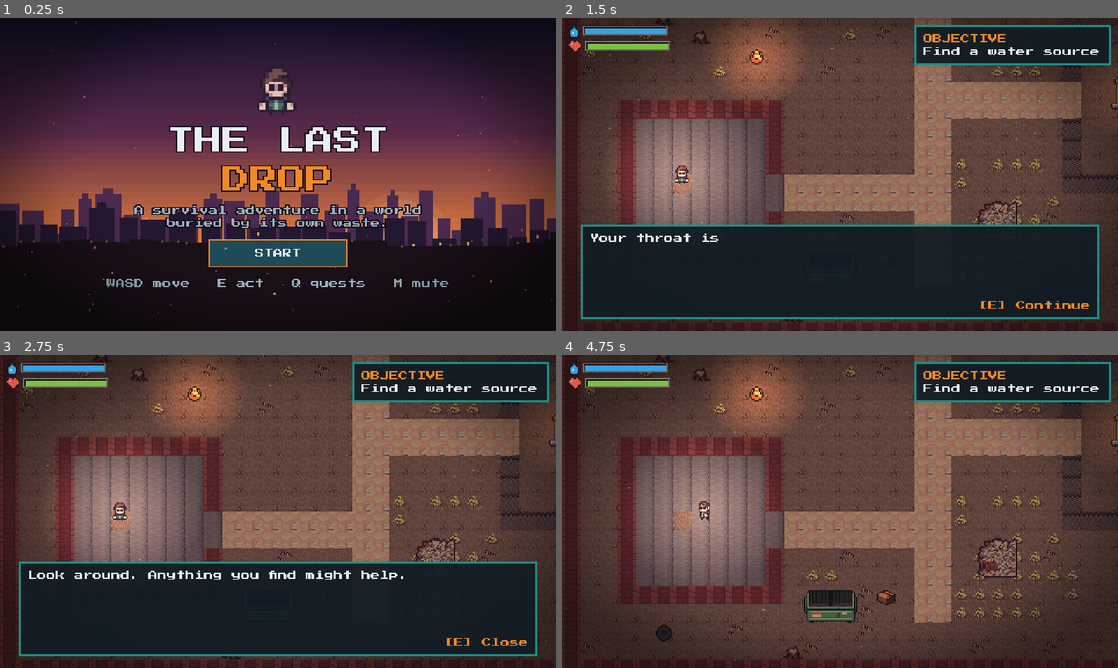
Above: before the commit, frames 1-4 (two rows, left to right).
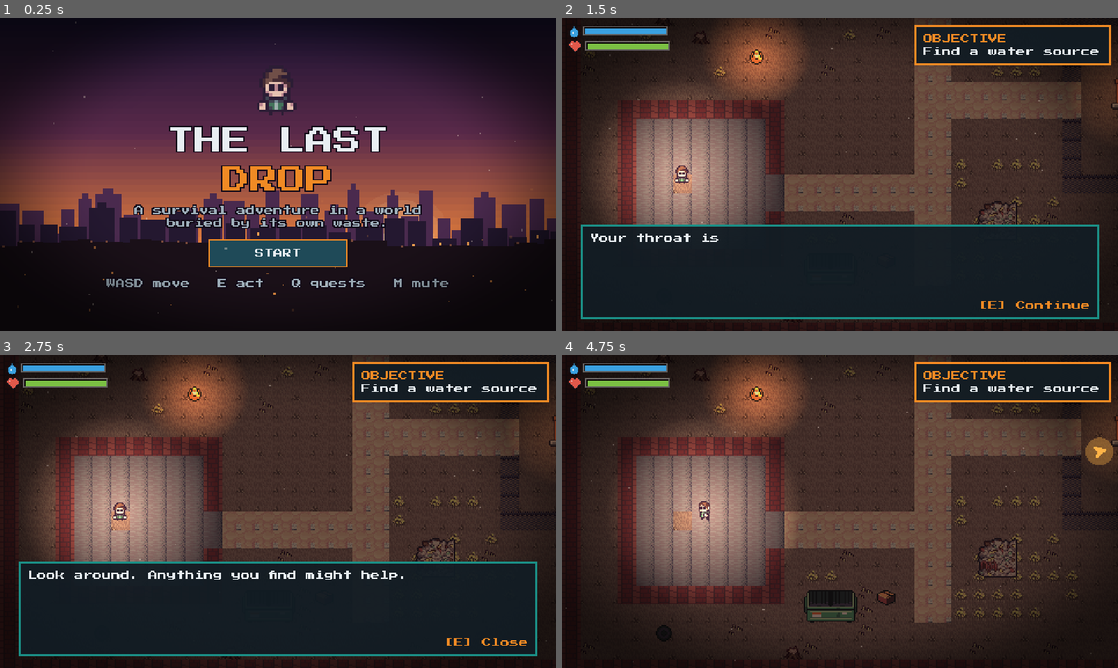
Above: after the commit, the same moments.

Repository: hsan-gg/the-last-drop
Game: Godot game, scene res://ui/title.tscn
Same seed, same stepped clock (60 frames per second), same inputs: the game is played once before the commit and once after it. Sound files missing from this copy of the repository are replaced by a short silence.
Inputs (mouse positions are in pixels of both pictures, inside the frame that each line leads up to):
- Up to frame 1 (0.25 s): no input
- Up to frame 2 (1.5 s): click "START" at 0.5 s; tap Enter (ui_accept) at 1.25 s; move the mouse to (962, 158) at 1.27 s; hold D (move_right) from 1.28 s (still down); hold E (interact) from 1.28 s (still down); click (962, 158) at 1.42 s
- Up to frame 3 (2.75 s): tap Enter (ui_accept) at 1.52, 2 s; release D (move_right) at 2 s; release E (interact) at 2 s; drag from (166, 527) to (433, 558) at 2.02 s
- Up to frame 4 (4.75 s): tap Enter (ui_accept) at 2.75, 4.52 s; move the mouse to (895, 442) at 2.77 s; hold D (move_right) 2.78-3.5 s; hold Shift 2.78-3.5 s; click (895, 442) at 2.92 s; drag from (812, 574) to (995, 558) at 3.52 s; move the mouse to (1006, 558) at 4.27 s; hold A (move_left) from 4.28 s (still down); tap Ctrl at 4.35 s; click (1006, 558) at 4.42 s

The runs differ from the first frame. In frame 1, less than 0.1% of the frame differs, in the area x 94-97%, y 69-88%; in frame 2, 42%; in frame 3, 42%; in frame 4, 65%, in the area x 0-100%, y 0-100%.

Commit message:
feat: darker mood and unmissable objectives
Darker per-area ambient tints, brighter lantern and entity lights, a stronger
vignette, a pulsing orange objective panel, a NEW OBJECTIVE banner on change
and a world beacon with an edge arrow that points at the current objective's
target. Objective targets are data in data/objectives.json.

Diff:
--- a/assets/shaders/vignette.gdshader
+++ b/assets/shaders/vignette.gdshader
@@ -1,7 +1,7 @@
 shader_type canvas_item;
 // Darkens the screen edges so the eye settles on the player.
 
-uniform float strength : hint_range(0.0, 1.0) = 0.45;
+uniform float strength : hint_range(0.0, 1.0) = 0.6;
 uniform float radius : hint_range(0.2, 1.2) = 0.85;
 
 void fragment() {
--- a/data/areas.json
+++ b/data/areas.json
@@ -3,7 +3,7 @@
 		"id": "outpost",
 		"layout": "res://data/maps/outpost.txt",
 		"floor": ".",
-		"tint": "#c9ab9a",
+		"tint": "#8a7468",
 		"arrival_dialogue": "intro",
 		"entities": {
 			"$": {
@@ -118,7 +118,7 @@
 		"id": "factory",
 		"layout": "res://data/maps/factory.txt",
 		"floor": "M",
-		"tint": "#8f9ab8",
+		"tint": "#5f6a88",
 		"arrival_dialogue": "factory_arrival",
 		"entities": {
 			"$": {
@@ -215,7 +215,7 @@
 		"id": "dump",
 		"layout": "res://data/maps/dump.txt",
 		"floor": ".",
-		"tint": "#bfae9f",
+		"tint": "#85766a",
 		"arrival_dialogue": "dump_arrival",
 		"entities": {
 			"1": {
@@ -390,7 +390,7 @@
 		"id": "river",
 		"layout": "res://data/maps/river.txt",
 		"floor": ".",
-		"tint": "#a8b4b8",
+		"tint": "#6f7e86",
 		"arrival_dialogue": "river_arrival",
 		"entities": {
 			"1": {
--- a/data/objectives.json
+++ b/data/objectives.json
@@ -3,144 +3,245 @@
 		"id": "find_water",
 		"area": "outpost",
 		"text": "Find a water source",
-		"done_flag": "water_tested"
+		"done_flag": "water_tested",
+		"target": {
+			"scene": "water_source"
+		}
 	},
 	{
 		"id": "sort_outpost",
 		"area": "outpost",
 		"text": "Sort the scrap pile",
-		"done_flag": "pile_sorted_outpost"
+		"done_flag": "pile_sorted_outpost",
+		"target": {
+			"scene": "scrap_pile",
+			"props": {
+				"pile_id": "outpost"
+			}
+		}
 	},
 	{
 		"id": "repair_treatment",
 		"area": "outpost",
 		"text": "Repair the water treatment unit",
-		"done_flag": "treatment_repaired"
+		"done_flag": "treatment_repaired",
+		"target": {
+			"scene": "repair_station",
+			"props": {
+				"repair_id": "treatment_unit"
+			}
+		}
 	},
 	{
 		"id": "drink",
 		"area": "outpost",
 		"text": "Drink clean water",
-		"done_flag": "water_secure"
+		"done_flag": "water_secure",
+		"target": {
+			"scene": "water_source"
+		}
 	},
 	{
 		"id": "recording",
 		"area": "outpost",
 		"text": "Find the old recording",
-		"done_flag": "recording_found"
+		"done_flag": "recording_found",
+		"target": {
+			"scene": "recording"
+		}
 	},
 	{
 		"id": "go_factory",
 		"area": "outpost",
 		"text": "Head north to the battery factory",
-		"done_flag": "area_factory_reached"
+		"done_flag": "area_factory_reached",
+		"target": {
+			"scene": "area_exit"
+		}
 	},
 	{
 		"id": "sort_factory",
 		"area": "factory",
 		"text": "Sort the factory waste safely",
-		"done_flag": "pile_sorted_factory"
+		"done_flag": "pile_sorted_factory",
+		"target": {
+			"scene": "scrap_pile",
+			"props": {
+				"pile_id": "factory"
+			}
+		}
 	},
 	{
 		"id": "repair_generator",
 		"area": "factory",
 		"text": "Restore power with the generator",
-		"done_flag": "power_restored"
+		"done_flag": "power_restored",
+		"target": {
+			"scene": "repair_station",
+			"props": {
+				"repair_id": "generator"
+			}
+		}
 	},
 	{
 		"id": "read_archive",
 		"area": "factory",
 		"text": "Read the archive terminal",
-		"done_flag": "archive_read"
+		"done_flag": "archive_read",
+		"target": {
+			"scene": "archive_terminal"
+		}
 	},
 	{
 		"id": "go_dump",
 		"area": "factory",
 		"text": "Take the gate to the Great Dump",
-		"done_flag": "area_dump_reached"
+		"done_flag": "area_dump_reached",
+		"target": {
+			"scene": "area_exit"
+		}
 	},
 	{
 		"id": "sort_dump_west",
 		"area": "dump",
 		"text": "Sort the western heap",
-		"done_flag": "pile_sorted_dump_west"
+		"done_flag": "pile_sorted_dump_west",
+		"target": {
+			"scene": "scrap_pile",
+			"props": {
+				"pile_id": "dump_west"
+			}
+		}
 	},
 	{
 		"id": "sort_dump_centre",
 		"area": "dump",
 		"text": "Sort the central heap",
-		"done_flag": "pile_sorted_dump_centre"
+		"done_flag": "pile_sorted_dump_centre",
+		"target": {
+			"scene": "scrap_pile",
+			"props": {
+				"pile_id": "dump_centre"
+			}
+		}
 	},
 	{
 		"id": "sort_dump_east",
 		"area": "dump",
 		"text": "Sort the eastern heap",
-		"done_flag": "pile_sorted_dump_east"
+		"done_flag": "pile_sorted_dump_east",
+		"target": {
+			"scene": "scrap_pile",
+			"props": {
+				"pile_id": "dump_east"
+			}
+		}
 	},
 	{
 		"id": "repair_shelter",
 		"area": "dump",
 		"text": "Rebuild the shelter roof",
-		"done_flag": "shelter_built"
+		"done_flag": "shelter_built",
+		"target": {
+			"scene": "repair_station"
+		}
 	},
 	{
 		"id": "find_recording_2",
 		"area": "dump",
 		"text": "Find the second recording",
-		"done_flag": "recording_2_found"
+		"done_flag": "recording_2_found",
+		"target": {
+			"scene": "recording"
+		}
 	},
 	{
 		"id": "read_records",
 		"area": "dump",
 		"text": "Read the municipal records",
-		"done_flag": "dump_records_read"
+		"done_flag": "dump_records_read",
+		"target": {
+			"scene": "archive_terminal"
+		}
 	},
 	{
 		"id": "go_river",
 		"area": "dump",
 		"text": "Follow the drain to the river",
-		"done_flag": "area_river_reached"
+		"done_flag": "area_river_reached",
+		"target": {
+			"scene": "area_exit"
+		}
 	},
 	{
 		"id": "sort_river_bank",
 		"area": "river",
 		"text": "Sort the riverbank heap",
-		"done_flag": "pile_sorted_river_bank"
+		"done_flag": "pile_sorted_river_bank",
+		"target": {
+			"scene": "scrap_pile",
+			"props": {
+				"pile_id": "river_bank"
+			}
+		}
 	},
 	{
 		"id": "sort_river_camp",
 		"area": "river",
 		"text": "Sort the abandoned camp",
-		"done_flag": "pile_sorted_river_camp"
+		"done_flag": "pile_sorted_river_camp",
+		"target": {
+			"scene": "scrap_pile",
+			"props": {
+				"pile_id": "river_camp"
+			}
+		}
 	},
 	{
 		"id": "test_samples",
 		"area": "river",
 		"text": "Test the water at all three points",
-		"done_flag": "samples_done"
+		"done_flag": "samples_done",
+		"target": {
+			"scene": "sample_point",
+			"untested_flag": "sample_%s",
+			"flag_prop": "sample_id"
+		}
 	},
 	{
 		"id": "install_filter",
 		"area": "river",
 		"text": "Install the river filter",
-		"done_flag": "filter_installed"
+		"done_flag": "filter_installed",
+		"target": {
+			"scene": "repair_station"
+		}
 	},
 	{
 		"id": "run_treatment",
 		"area": "river",
 		"text": "Start the treatment cycle at the console",
-		"done_flag": "river_clean"
+		"done_flag": "river_clean",
+		"target": {
+			"scene": "archive_terminal"
+		}
 	},
 	{
 		"id": "drink_river",
 		"area": "river",
 		"text": "Drink clean river water",
-		"done_flag": "river_water_secure"
+		"done_flag": "river_water_secure",
+		"target": {
+			"scene": "water_source"
+		}
 	},
 	{
 		"id": "find_recording_3",
 		"area": "river",
 		"text": "Find the third recording",
-		"done_flag": "recording_3_found"
+		"done_flag": "recording_3_found",
+		"target": {
+			"scene": "recording"
+		}
 	}
 ]
--- /dev/null
+++ b/test/unit/test_objective_beacon.gd
@@ -0,0 +1,51 @@
+extends GutTest
+## The beacon picks the right target from data: scene type, props and "not yet tested" rules.
+
+
+func before_each() -> void:
+	GameState.reset()
+
+
+func _node(position: Vector2, props: Dictionary) -> Node2D:
+	var node := Node2D.new()
+	node.position = position
+	node.set_meta("props", props)
+	add_child_autofree(node)
+	return node
+
+
+func test_every_objective_has_a_target_that_names_a_real_entity_scene() -> void:
+	for objective: Dictionary in Content.objectives():
+		assert_true(objective.has("target"), "%s has no target" % objective["id"])
+		var scene: String = objective["target"]["scene"]
+		var found := false
+		for area_id in ["outpost", "factory", "dump", "river"]:
+			for definition: Dictionary in Content.area(area_id)["entities"].values():
+				found = found or definition["scene"] == scene
+		assert_true(found, "%s targets unknown scene %s" % [objective["id"], scene])
+
+
+func test_the_nearest_matching_node_is_chosen() -> void:
+	var near := _node(Vector2(10, 0), {})
+	var far := _node(Vector2(200, 0), {})
+	assert_eq(ObjectiveBeacon.pick_target({}, [far, near], Vector2.ZERO), near)
+
+
+func test_props_must_match() -> void:
+	var west := _node(Vector2(10, 0), {"pile_id": "dump_west"})
+	var east := _node(Vector2(500, 0), {"pile_id": "dump_east"})
+	var spec := {"props": {"pile_id": "dump_east"}}
+	assert_eq(ObjectiveBeacon.pick_target(spec, [west, east], Vector2.ZERO), east)
+
+
+func test_untested_sample_points_are_preferred() -> void:
+	var tested := _node(Vector2(10, 0), {"sample_id": "a"})
+	var fresh := _node(Vector2(300, 0), {"sample_id": "b"})
+	GameState.set_flag("sample_a")
+	var spec := {"scene": "sample_point", "untested_flag": "sample_%s", "flag_prop": "sample_id"}
+	assert_eq(ObjectiveBeacon.pick_target(spec, [tested, fresh], Vector2.ZERO), fresh)
+
+
+func test_no_match_gives_no_target() -> void:
+	assert_null(ObjectiveBeacon.pick_target({"props": {"pile_id": "x"}}, [_node(Vector2.ZERO, {})], Vector2.ZERO))
+	assert_null(ObjectiveBeacon.pick_target({}, [], Vector2.ZERO))
--- a/ui/hud.gd
+++ b/ui/hud.gd
@@ -21,13 +21,19 @@
 var _prompt_panel: PanelContainer
 var _prompt_label: Label
 var _damage_flash: ColorRect
+var _objective_panel: PanelContainer
+var _banner: Label
+var _last_objective_text := ""
+var _banner_tween: Tween
 
 
 func _ready() -> void:
 	layer = 10
 	_build()
+	_start_objective_pulse()
 	add_child(DIALOGUE_SCENE.instantiate())
 	add_child(SORTING_SCENE.instantiate())
+	add_child(ObjectiveBeacon.new())
 	add_child(QuizPanel.new())
 	add_child(PuzzlePanel.new())
 	add_child(QuestJournal.new())
@@ -44,6 +50,12 @@
 	_on_survival_changed(Survival.water(), Survival.health())
 
 
+func _start_objective_pulse() -> void:
+	var pulse := create_tween().set_loops()
+	pulse.tween_property(_objective_panel, "self_modulate", Color(1.35, 1.15, 0.85), 0.9).set_trans(Tween.TRANS_SINE)
+	pulse.tween_property(_objective_panel, "self_modulate", Color.WHITE, 0.9).set_trans(Tween.TRANS_SINE)
+
+
 func set_area(new_area_id: String) -> void:
 	area_id = new_area_id
 	_refresh_objective()
@@ -69,7 +81,28 @@
 
 func _refresh_objective() -> void:
 	var objective := ObjectivesTracker.current(area_id)
-	_objective_label.text = objective.get("text", "Explore, and decide what to do with what you learned.")
+	var text: String = objective.get("text", "Explore, and decide what to do with what you learned.")
+	_objective_label.text = text
+	if text != _last_objective_text and not _last_objective_text.is_empty() and not objective.is_empty():
+		_announce(text)
+	_last_objective_text = text
+
+
+## A short banner and a bright pulse so a new goal is noticed without reading.
+func _announce(text: String) -> void:
+	_banner.text = "NEW OBJECTIVE\n%s" % text
+	_banner.visible = true
+	_banner.modulate.a = 1.0
+	EventBus.sfx_requested.emit("reveal")
+	if _banner_tween != null:
+		_banner_tween.kill()
+	_banner_tween = create_tween()
+	_banner_tween.tween_interval(2.4)
+	_banner_tween.tween_property(_banner, "modulate:a", 0.0, 0.6)
+	_banner_tween.tween_callback(func() -> void: _banner.visible = false)
+	var flash := create_tween()
+	_objective_panel.modulate = Color(2.2, 1.8, 1.2)
+	flash.tween_property(_objective_panel, "modulate", Color.WHITE, 0.8)
 
 
 func _refresh_inventory() -> void:
@@ -119,6 +152,8 @@
 	left.add_child(_inventory_box)
 
 	var objective_panel := PanelContainer.new()
+	_objective_panel = objective_panel
+	objective_panel.add_theme_stylebox_override("panel", UiTheme.panel_style(UiTheme.COLOR_ORANGE))
 	objective_panel.anchor_left = 1.0
 	objective_panel.anchor_right = 1.0
 	objective_panel.offset_left = -176.0
@@ -139,6 +174,19 @@
 	_objective_label.custom_minimum_size = Vector2(150, 0)
 	objective_box.add_child(_objective_label)
 
+	_banner = Label.new()
+	_banner.horizontal_alignment = HORIZONTAL_ALIGNMENT_CENTER
+	_banner.add_theme_color_override("font_color", UiTheme.COLOR_YELLOW)
+	_banner.add_theme_color_override("font_outline_color", Color("#1a1008"))
+	_banner.add_theme_constant_override("outline_size", 4)
+	_banner.set_anchors_preset(Control.PRESET_CENTER_TOP)
+	_banner.offset_left = -120.0
+	_banner.offset_right = 120.0
+	_banner.offset_top = 40.0
+	_banner.mouse_filter = Control.MOUSE_FILTER_IGNORE
+	_banner.visible = false
+	root.add_child(_banner)
+
 	_prompt_panel = PanelContainer.new()
 	_prompt_panel.anchor_left = 0.5
 	_prompt_panel.anchor_right = 0.5
--- /dev/null
+++ b/ui/objective_beacon.gd
@@ -0,0 +1,96 @@
+class_name ObjectiveBeacon
+extends CanvasLayer
+## Makes the current objective impossible to miss: a pulsing marker over its
+## target in the world, and an arrow on the screen edge when it is off-screen.
+
+const COLOR := Color("#ffb347")
+const EDGE_MARGIN := 16.0
+const BOB_PIXELS := 3.0
+const MARKER_LIFT := 26.0
+
+var _canvas: Control
+var _target: Node2D
+var _time := 0.0
+
+
+func _ready() -> void:
+	layer = 8
+	_canvas = Control.new()
+	_canvas.set_anchors_preset(Control.PRESET_FULL_RECT)
+	_canvas.mouse_filter = Control.MOUSE_FILTER_IGNORE
+	_canvas.draw.connect(_draw_beacon)
+	add_child(_canvas)
+
+
+func _process(delta: float) -> void:
+	_time += delta
+	var hud := get_parent() as Hud
+	var objective := ObjectivesTracker.current(hud.area_id) if hud != null else {}
+	_target = pick_target(objective.get("target", {}), get_tree().get_nodes_in_group("scene_%s" % objective.get("target", {}).get("scene", "")), _view_center())
+	_canvas.queue_redraw()
+
+
+## Does this node satisfy the target description from data/objectives.json?
+static func matches(spec: Dictionary, node: Node) -> bool:
+	var props: Dictionary = node.get_meta("props", {})
+	for key: String in spec.get("props", {}):
+		if props.get(key) != spec["props"][key]:
+			return false
+	var flag_format: String = spec.get("untested_flag", "")
+	if not flag_format.is_empty():
+		var value: String = str(props.get(spec.get("flag_prop", ""), ""))
+		if GameState.has_flag(flag_format % value):
+			return false
+	return true
+
+
+## The nearest matching node to `from`, or null.
+static func pick_target(spec: Dictionary, candidates: Array, from: Vector2) -> Node2D:
+	var best: Node2D = null
+	var best_distance := INF
+	for node: Node in candidates:
+		if not node is Node2D or not is_instance_valid(node) or not matches(spec, node):
+			continue
+		var distance := (node as Node2D).global_position.distance_squared_to(from)
+		if distance < best_distance:
+			best_distance = distance
+			best = node as Node2D
+	return best
+
+
+func _view_center() -> Vector2:
+	var camera := get_viewport().get_camera_2d()
+	return camera.get_screen_center_position() if camera != null else Vector2.ZERO
+
+
+func _draw_beacon() -> void:
+	if _target == null or not is_instance_valid(_target):
+		return
+	var screen_size := get_viewport().get_visible_rect().size
+	var point := get_viewport().get_canvas_transform() * _target.global_position
+	var pulse := 0.5 + 0.5 * sin(_time * 4.0)
+	var inside := Rect2(Vector2.ZERO, screen_size).grow(-EDGE_MARGIN).has_point(point)
+	if inside:
+		_draw_marker(point + Vector2(0, -MARKER_LIFT + sin(_time * 5.0) * BOB_PIXELS), pulse)
+	else:
+		_draw_edge_arrow(point, screen_size, pulse)
+
+
+func _draw_marker(tip: Vector2, pulse: float) -> void:
+	var glow := Color(COLOR.r, COLOR.g, COLOR.b, 0.18 + 0.2 * pulse)
+	_canvas.draw_circle(tip + Vector2(0, -6), 9.0 + 2.0 * pulse, glow)
+	var chevron := PackedVector2Array([tip, tip + Vector2(-6, -8), tip + Vector2(0, -5), tip + Vector2(6, -8)])
+	_canvas.draw_colored_polygon(chevron, COLOR)
+	_canvas.draw_polyline(PackedVector2Array([chevron[0], chevron[1], chevron[2], chevron[3], chevron[0]]), Color("#2a1a10"), 1.0)
+
+
+func _draw_edge_arrow(point: Vector2, screen_size: Vector2, pulse: float) -> void:
+	var center := screen_size / 2.0
+	var direction := (point - center).normalized()
+	var limit := screen_size / 2.0 - Vector2(EDGE_MARGIN, EDGE_MARGIN)
+	var scale := minf(limit.x / maxf(absf(direction.x), 0.001), limit.y / maxf(absf(direction.y), 0.001))
+	var anchor := center + direction * scale
+	var side := direction.orthogonal()
+	var arrow := PackedVector2Array([anchor + direction * 7.0, anchor - direction * 5.0 + side * 6.0, anchor - direction * 2.0, anchor - direction * 5.0 - side * 6.0])
+	_canvas.draw_circle(anchor, 10.0 + 2.0 * pulse, Color(COLOR.r, COLOR.g, COLOR.b, 0.2 + 0.15 * pulse))
+	_canvas.draw_colored_polygon(arrow, COLOR)
--- a/world/area_lighting.gd
+++ b/world/area_lighting.gd
@@ -4,13 +4,13 @@
 ## walking to, set against each area's darker ambient tint.
 
 const TEXTURE_SIZE := 128
-const PLAYER_LANTERN := {"color": "#ffd9a0", "energy": 0.85, "radius": 72.0}
+const PLAYER_LANTERN := {"color": "#ffd9a0", "energy": 1.35, "radius": 86.0}
 const ENTITY_LIGHTS := {
-	"repair_station": {"color": "#ffb36b", "energy": 0.7, "radius": 46.0},
-	"archive_terminal": {"color": "#5fe0d0", "energy": 0.8, "radius": 44.0},
-	"recording": {"color": "#ffd27a", "energy": 0.55, "radius": 28.0},
-	"area_exit": {"color": "#ffb36b", "energy": 0.8, "radius": 40.0},
-	"water_source": {"color": "#6fb8e8", "energy": 0.5, "radius": 38.0},
+	"repair_station": {"color": "#ffb36b", "energy": 1.1, "radius": 52.0},
+	"archive_terminal": {"color": "#5fe0d0", "energy": 1.2, "radius": 50.0},
+	"recording": {"color": "#ffd27a", "energy": 0.9, "radius": 32.0},
+	"area_exit": {"color": "#ffb36b", "energy": 1.2, "radius": 46.0},
+	"water_source": {"color": "#6fb8e8", "energy": 0.9, "radius": 42.0},
 }
 
 static var _texture: GradientTexture2D
--- a/world/decor.gd
+++ b/world/decor.gd
@@ -4,7 +4,7 @@
 ## its map cell, optionally solid and optionally giving off light.
 
 const SPRITE_PATH_FORMAT := "res://assets/sprites/decor/%s.png"
-const FIRE_ENERGY := 0.85
+const FIRE_ENERGY := 1.3
 
 @export var sprite_name: String = ""
 ## Collision footprint in pixels; zero means the player can walk over it.
--- a/world/game_area.gd
+++ b/world/game_area.gd
@@ -75,6 +75,8 @@
 		var properties: Dictionary = definition.get("props", {})
 		for key: String in properties:
 			entity.set(key, _typed(properties[key], entity.get(key)))
+		entity.add_to_group("scene_%s" % definition.get("scene", ""))
+		entity.set_meta("props", properties)
 		_entities.add_child(entity)
 		AreaLighting.decorate(entity, definition.get("scene", ""))
 
Not shown, added: test/unit/test_objective_beacon.gd.uid
Not shown, added: ui/objective_beacon.gd.uid
